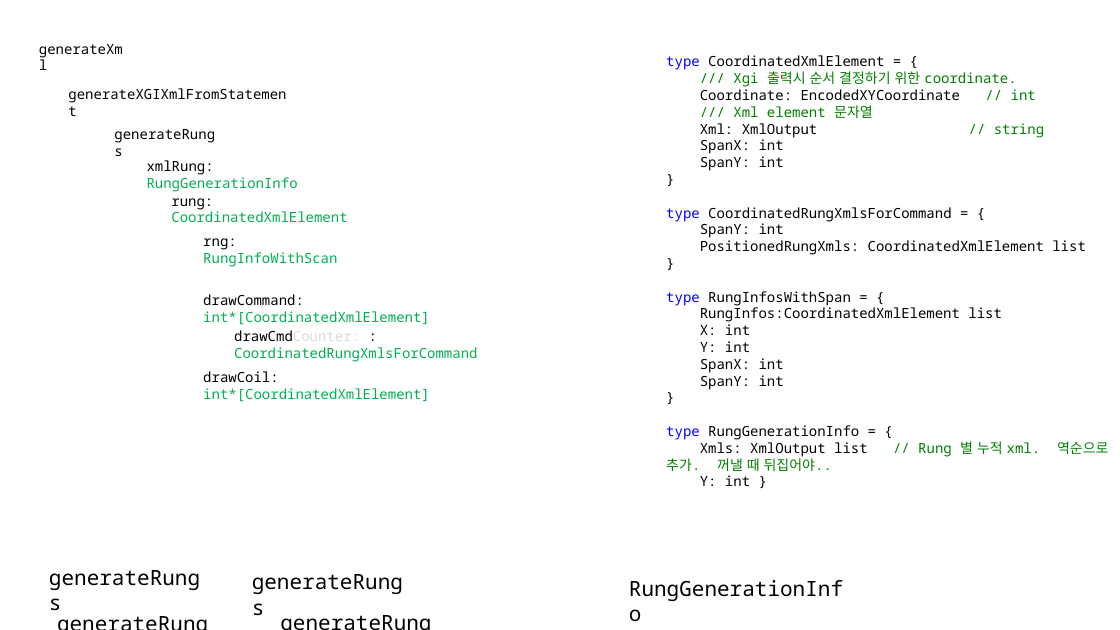
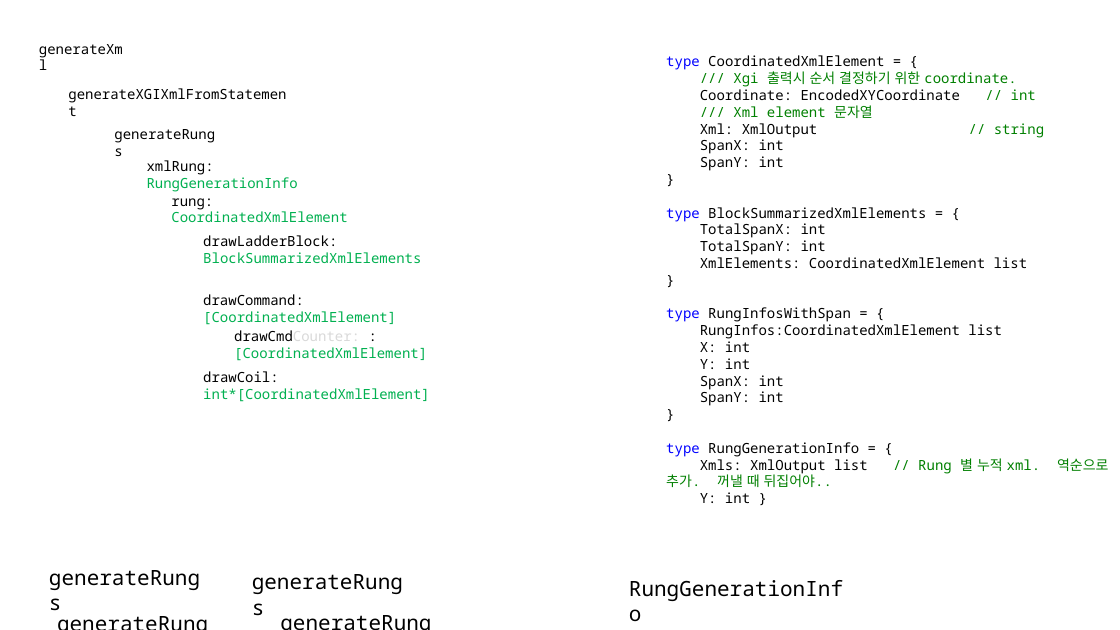
Before and after one commit to DualsoftDev/ds, a slide deck: slide 9 of DsDotNet/src/PLC/PLC.CodeGen.LSXGI/Documents/XgiLadder.pptx. Drawn at 1120x630 pixels with LibreOffice and Linux fonts; fonts in the diff are those of the drawing. Boxes give left, top, right and bottom in pixels: in the first picture for what was removed or moved away, otherwise in the second. Text is boxed around its words. In the diff, an @@ line names an element or a change of style, - is before the commit and + after.

Commit message:
- XGI PLC : Xml return type 수정 중: BlockSummarizedXmlElements type 추가

```diff
--- a/DsDotNet/src/PLC/PLC.CodeGen.LSXGI/Documents/XgiLadder.pptx
+++ b/DsDotNet/src/PLC/PLC.CodeGen.LSXGI/Documents/XgiLadder.pptx
@@ text at <box>666,207,1028,268</box>: text changed @@
-type CoordinatedRungXmlsForCommand = {
-SpanY: int
-PositionedRungXmls: CoordinatedXmlElement list
+type BlockSummarizedXmlElements = {
+TotalSpanX: int
+TotalSpanY: int
+XmlElements: CoordinatedXmlElement list
@@ text at <box>203,235,421,263</box>: text changed @@
-rng: RungInfoWithScan
+drawLadderBlock: BlockSummarizedXmlElements
@@ text at <box>203,294,396,325</box>: text changed @@
-drawCommand: int*[CoordinatedXmlElement]
+drawCommand: [CoordinatedXmlElement]
@@ text at <box>234,330,427,361</box>: text changed @@
-drawCmdCounter: : CoordinatedRungXmlsForCommand
+drawCmdCounter: : [CoordinatedXmlElement]
```
Also in this commit, not shown: 1 other slide changed, 2 other files.
